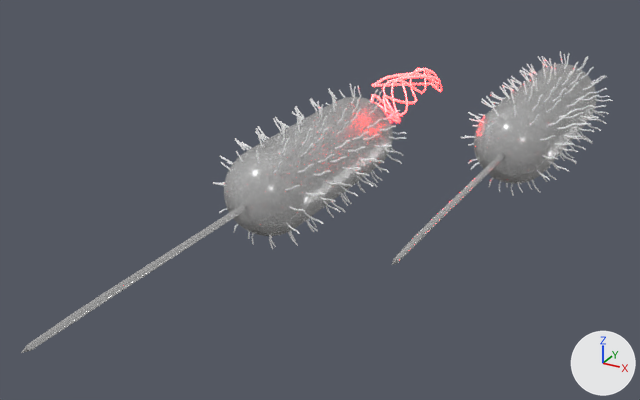
The FBX model Assets/3D Models/pro_anim_idle.fbx: old version first, new version second.
Both versions are drawn from a 50 mm camera at (0.0946, -0.2398, 0.0734) aimed at (0.0089, -0.084, -0.0045). Lighting does not change. The marker at lower right points along +X, +Y and +Z. Where no turn or scale is listed for an object, it has been applied to the vertices.

The older version as bpy lines, for what is in view:
```python
me_mesh = bpy.data.meshes.new('Mesh')
me_mesh.from_pydata(...)  # 608 vertices, 612 faces; spans x -0.0057..0.0055, y -0.0452..0.0022, z -0.0039..0.0057
me_mesh.materials.append(mat_aistandardsurface2)  # white #ffffff
me_mesh_001 = bpy.data.meshes.new('Mesh.001')
me_mesh_001.from_pydata(...)  # 4410 vertices, 4872 faces; spans x -0.0134..0.0144, y -0.0457..0.0099, z -0.0133..0.0142
me_mesh_001.materials.append(mat_lambert1)  # its picture is missing
me_mesh_002 = bpy.data.meshes.new('Mesh.002')
me_mesh_002.from_pydata(...)  # 4410 vertices, 4872 faces; spans x -0.0134..0.0144, y -0.0457..0.0099, z -0.0133..0.0142
me_mesh_002.materials.append(mat_lambert1)  # its picture is missing
me_mesh_003 = bpy.data.meshes.new('Mesh.003')
me_mesh_003.from_pydata(...)  # 2853 vertices, 2872 faces; spans x -0.0099..0.0099, y -0.1119..0.0098, z -0.0099..0.0099
me_mesh_003.materials.append(mat_aistandardsurface1)  # white #ffffff
me_mesh_004 = bpy.data.meshes.new('Mesh.004')
me_mesh_004.from_pydata(...)  # 2853 vertices, 2872 faces; spans x -0.0099..0.0099, y -0.1119..0.0098, z -0.0099..0.0099
me_mesh_004.materials.append(mat_aistandardsurface1)  # white #ffffff
ob_polysurface10 = bpy.data.objects.new('polySurface10', me_mesh_003)
ob_polysurface10.location = (0.0, -0.0501, -0.0017)
ob_polysurface11 = bpy.data.objects.new('polySurface11', me_mesh_001)
ob_polysurface11.location = (0.0, -0.0501, -0.0017)
ob_polysurface12 = bpy.data.objects.new('polySurface12', me_mesh_004)
ob_polysurface12.location = (0.0386, 0.0, 0.0)
ob_polysurface13 = bpy.data.objects.new('polySurface13', me_mesh_002)
ob_polysurface13.location = (0.0386, 0.0, 0.0)
ob_polysurface8 = bpy.data.objects.new('polySurface8', me_mesh)
ob_polysurface8.location = (0.0, 0.0, 0.0)
```
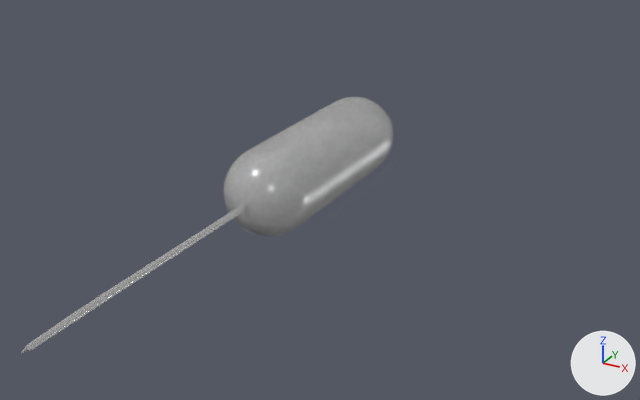
Boxes [x1, y1, x2, y2] around the edits, measured in the pictures (640 x 400 px):
'polySurface12', deleted
    before: [392, 64, 597, 265]
'polySurface11', deleted
    before: [213, 84, 407, 249]
'polySurface13', deleted
    before: [461, 51, 613, 196]
'polySurface8', deleted
    before: [371, 68, 442, 123]

Edits to the bpy script that builds the scene:
```text
Remove ob_polysurface8:
    ob_polysurface8 = bpy.data.objects.new('polySurface8', me_mesh)
    ob_polysurface8.location = (0.0, 0.0, 0.0)
Remove ob_polysurface12:
    ob_polysurface12 = bpy.data.objects.new('polySurface12', me_mesh_004)
    ob_polysurface12.location = (0.0386, 0.0, 0.0)
Remove ob_polysurface11:
    ob_polysurface11 = bpy.data.objects.new('polySurface11', me_mesh_001)
    ob_polysurface11.location = (0.0, -0.0501, -0.0017)
Remove ob_polysurface13:
    ob_polysurface13 = bpy.data.objects.new('polySurface13', me_mesh_002)
    ob_polysurface13.location = (0.0386, 0.0, 0.0)
```
